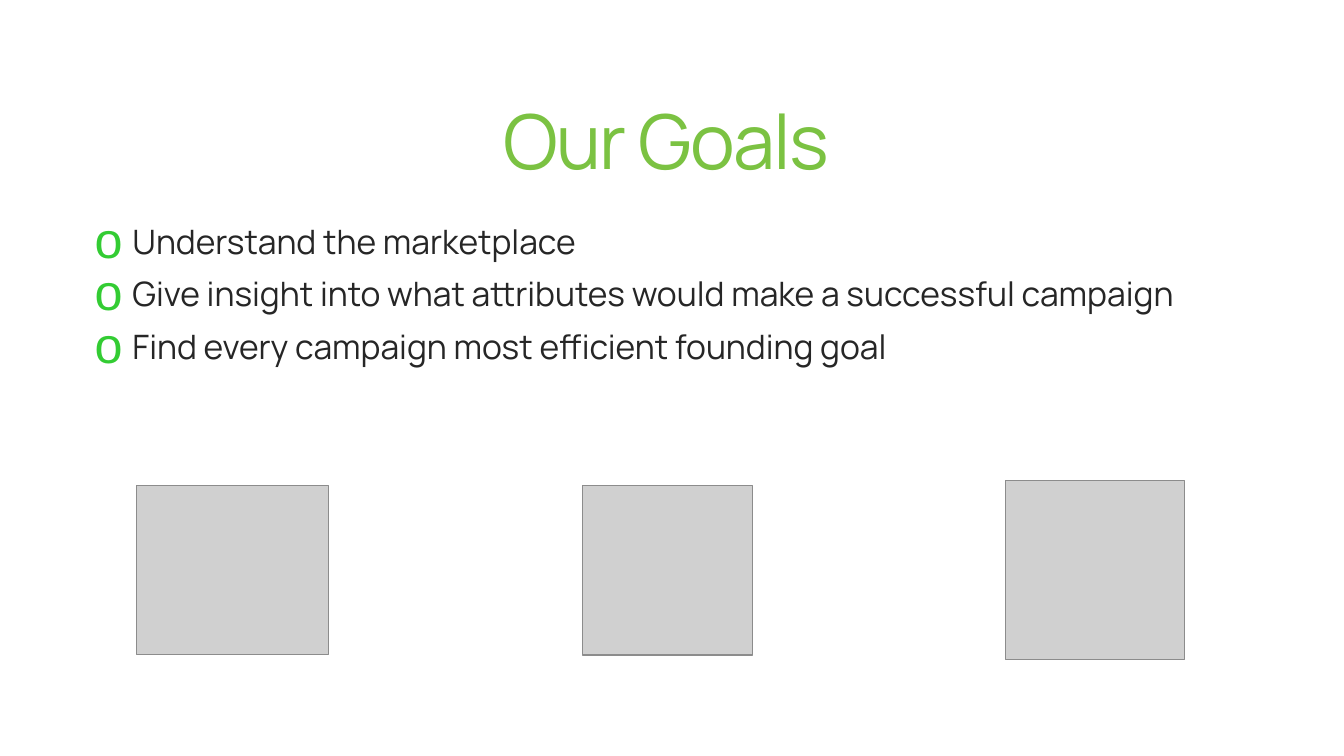
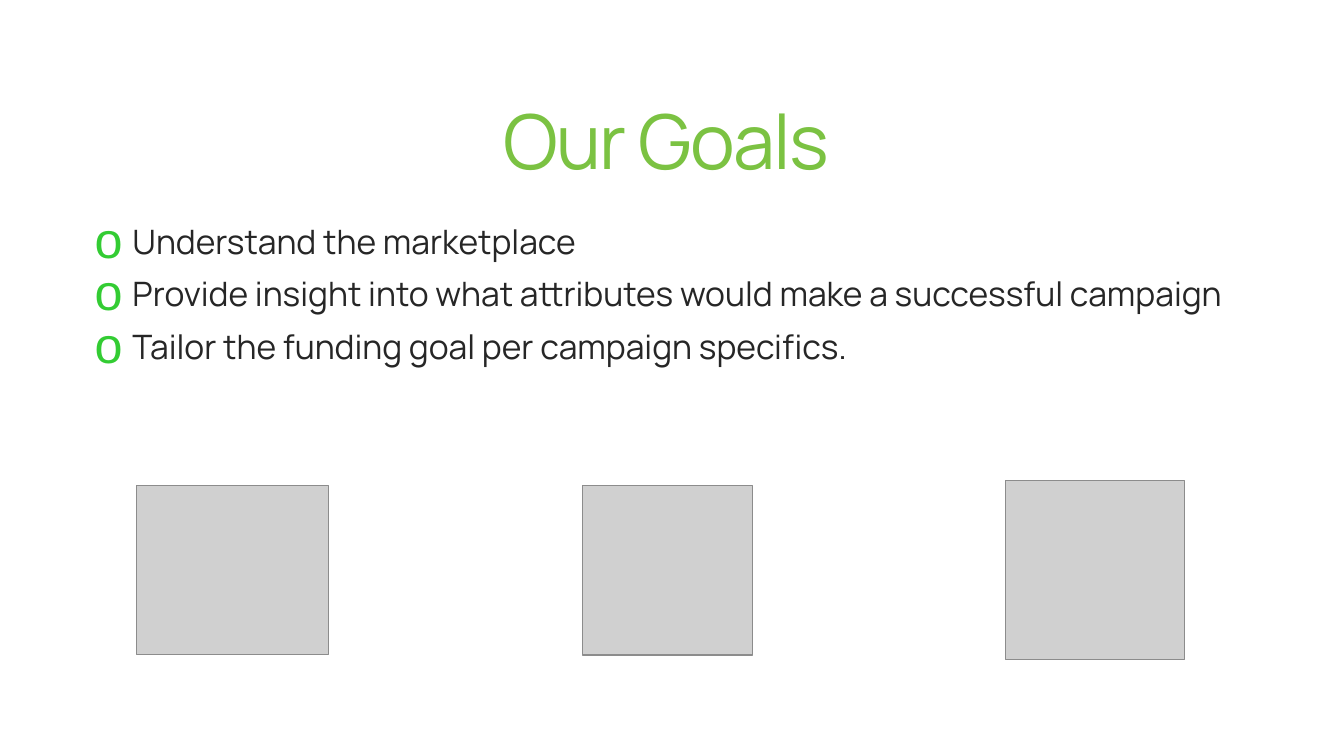
Before and after one commit to etoister/Kickstarter, a slide deck: slide 11 of updated KO.pptx. Drawn at 1344x756 pixels with LibreOffice and Linux fonts; fonts in the diff are those of the drawing; grey boxes stand for pictures. Boxes give left, top, right and bottom in pixels: in the first picture for what was removed or moved away, otherwise in the second. Text is boxed around its words. In the diff, an @@ line names an element or a change of style, - is before the commit and + after.

```diff
--- a/updated KO.pptx
+++ b/updated KO.pptx
@@ text at [132, 281, 1222, 368]: text changed @@
-o Give insight into what attributes would make a successful campaign
-o Find every campaign most efficient founding goal
+o Provide insight into what attributes would make a successful campaign
+o Tailor the funding goal per campaign specifics.
```
Also in this commit, not shown: 5 other slides changed, 1 slide added, 2 other files.
